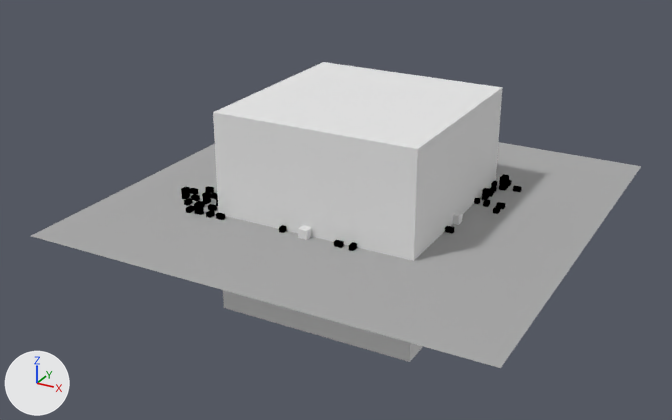
Renders of the Blender file tools/blendfiles/26/irrb-0.3.blend from each side of a commit.
Camera for both pictures: a 50 mm camera at (57.6, -112.8, 53.6) aimed at (-2.5, -3.5, -1.1). Arrows for +X, +Y and +Z are at lower left; the lights stay in place.

Names of what the first picture shows: 'ground', 'skybox'.
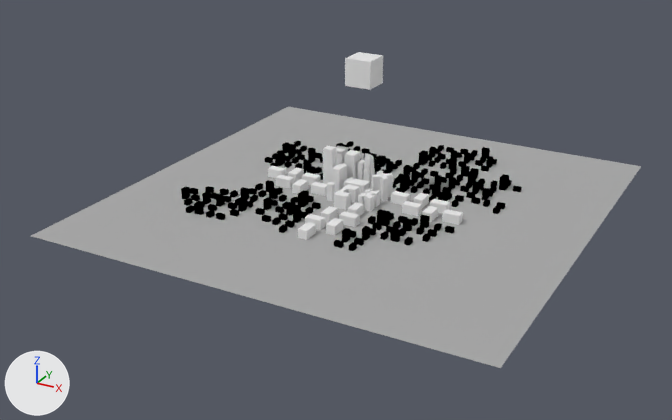
Where the newer file only moved an object's origin or applied its transform, the numbers keep the older frame.

Where the change shows, as pixel boxes (x1, y1, x2, y2) in the pictures (672 x 420 px):
'skybox', moved, rescaled (87% narrower, 87% shorter): before (213, 62, 503, 362); after (345, 52, 383, 90)
'bgroup3', unchanged, uncovered by the edit: before (298, 226, 312, 240); after (298, 202, 364, 240)
'bgroup2', unchanged, uncovered by the edit: before (453, 211, 463, 225); after (391, 191, 463, 225)

What the commit changed:
Object 'skybox' (ob_skybox) moves from (0.0, 0.0, 0.0) to (0.0, 0.0, 19.2).
Object 'skybox' (ob_skybox) is rescaled from (15.1, 15.1, 15.1) to (1.96, 1.96, 1.96).
